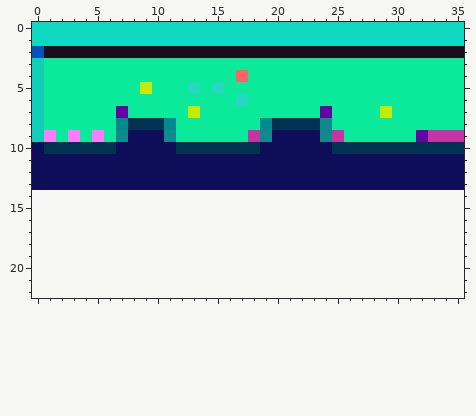
Two versions of one pixel-art sprite, Progetto_prog_3/res/lvls/2.png. Above: the version before the commit.
The file is 36x14 pixels. Colours within 5 levels of each other are drawn and written as one. The old version is drawn lined up with the new one, on the new canvas.
The same view after the edit:
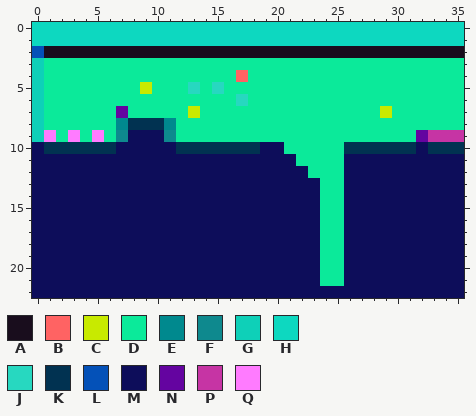
Palette (. is transparent): A #190d1d  B #ff6363  C #c8ea00  D #0bea9a  E #00898e  F #0e898e  G #0ed0b8  H #0dd8c0  J #27d8c0  K #013251  L #0451b8  M #0d0d5a  N #6404a0  P #c634a4  Q #ff7bff
What changed:
canvas 36x14 -> 36x23
The edit adds colour D in rows 14 to 21 at x 24 to 25.
Colour E gives way to colour D in row 8 at x 19.
Colour F gives way to colour D in row 8 at x 24; in row 9 at x 19 and 24.
Colour K gives way to colour D in row 8 at x 20 to 23; in row 10 at x 25.
Colour M gives way to colour D in row 9 at x 20 to 23; in row 10 at x 21 to 24; in row 11 at x 22 to 25; in row 12 at x 23 to 25; in row 13 at x 24 to 25.
Colour N gives way to colour D in row 7 at x 24.
Colour P gives way to colour D in row 9 at x 18 and 25.
The edit adds colour M in rows 14 to 21 at x 0 to 23 and 26 to 35; in row 22 at x 0 to 35.
Colour K gives way to colour M in row 10 at x 32.
